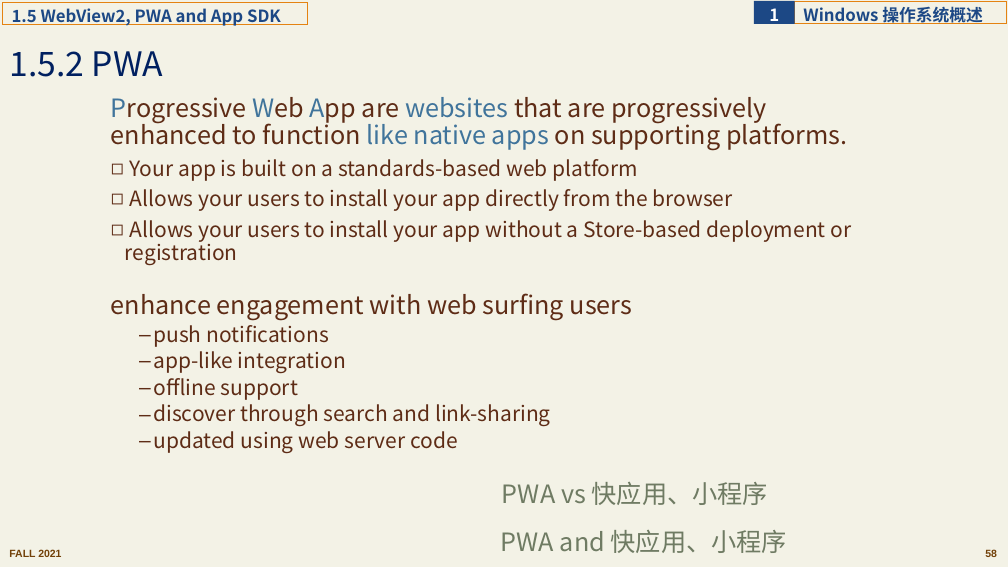
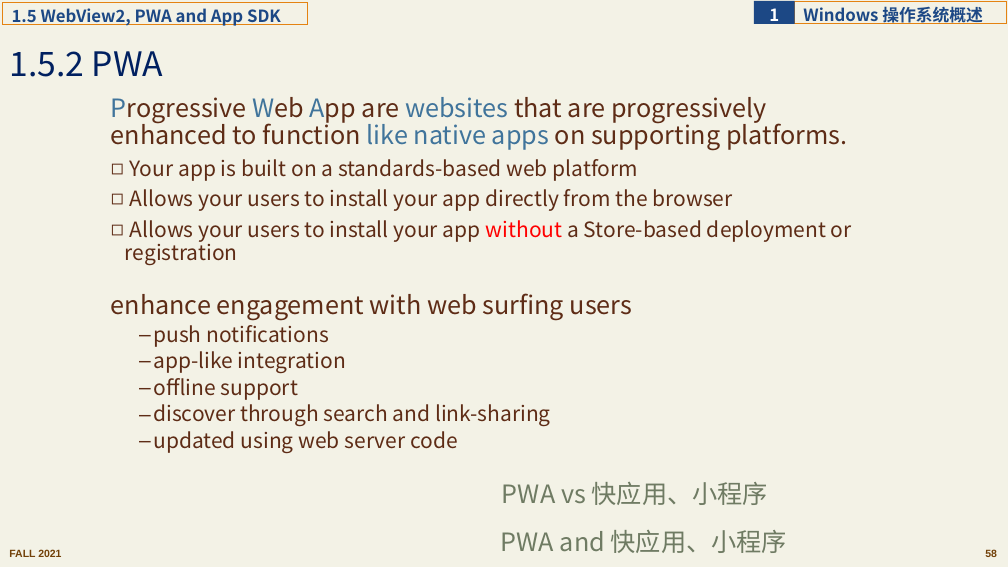
Before and after one commit to principleWindows/win-principle-2021, a slide deck: slide 58 of slides/instruction/principleWindows_1.pptx. Drawn at 1008x567 pixels with LibreOffice and Linux fonts; fonts in the diff are those of the drawing. Boxes give left, top, right and bottom in pixels: in the first picture for what was removed or moved away, otherwise in the second. Text is boxed around its words. In the diff, an @@ line names an element or a change of style, - is before the commit and + after.

```diff
--- a/slides/instruction/principleWindows_1.pptx
+++ b/slides/instruction/principleWindows_1.pptx
@@ text at <box>125,220,852,265</box>: text colour #5E2C16 to #FF0000 in "without" @@
```
Also in this commit, not shown: 1 other slide changed, 1 slide added, 3 other files.
